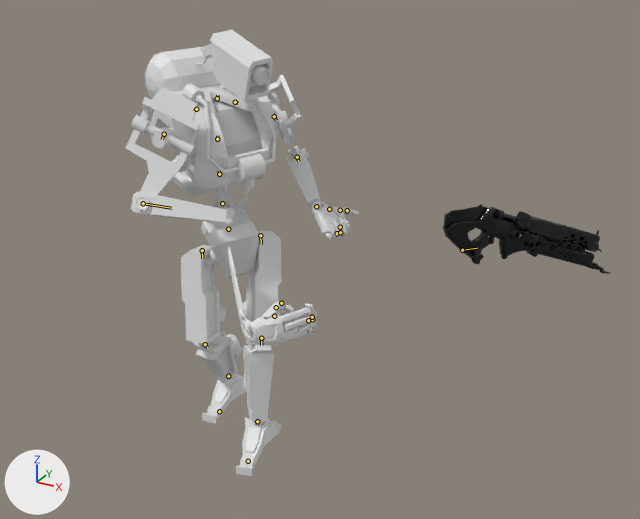
Before and after pictures for a commit that changed the FBX model Prototype3/Assets/Animations/MechDetective/MD_Idle.fbx.
Camera for both pictures: a 50 mm camera at (5.31, -7.47, 8.65) aimed at (1.29, -0.15, 4.99). The lights are fixed; the arrows at lower left show +X, +Y and +Z. Both versions are drawn at frame 234 of the action 'Take 001'; the numbers are the values there. The bones that bend it are drawn over the model as lines.

In view in the first picture: 'Arms', 'Body', 'Feet_Shin', 'Head3', 'PelvisLeg', 'RogRifle_RogRiffle1', 'Tanks_Hoses3'.
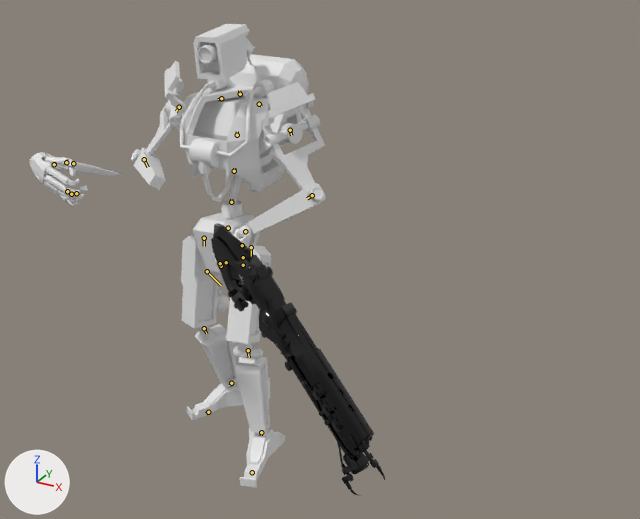
Location of each change, (x1, y1, x2, y2) in pixels of the pictures (640 x 519 px):
'Arms', posed (27% wider, 22% shorter)
    before: (125, 74, 359, 345)
    after: (29, 61, 326, 272)
'RogRifle_RogRiffle1', posed (286% taller)
    before: (443, 204, 611, 274)
    after: (211, 223, 385, 496)
'PelvisLeg', posed (10% narrower)
    before: (181, 201, 281, 349)
    after: (181, 200, 271, 354)
'Body', posed
    before: (150, 84, 279, 209)
    after: (177, 85, 302, 205)
'Tanks_Hoses3', posed
    before: (145, 47, 276, 390)
    after: (180, 54, 309, 398)
'Feet_Shin', posed (11% wider, 15% taller)
    before: (193, 335, 282, 476)
    after: (187, 324, 286, 487)
'Head3', posed (15% narrower, 21% shorter)
    before: (200, 30, 273, 101)
    after: (193, 24, 255, 80)
bone 'mixamorig:Hips', root to tip
    before: (228, 229) to (228, 227)
    after: (228, 228) to (228, 225)
bone 'mixamorig:Spine', root to tip
    before: (222, 203) to (222, 201)
    after: (231, 202) to (231, 199)
bone 'mixamorig:Spine1', root to tip
    before: (219, 174) to (219, 171)
    after: (234, 171) to (234, 168)
bone 'mixamorig:Spine2', root to tip
    before: (217, 139) to (217, 135)
    after: (237, 135) to (237, 131)
bone 'mixamorig:Neck', root to tip
    before: (217, 98) to (217, 95)
    after: (240, 94) to (239, 90)
bone 'mixamorig:LeftArm', root to tip
    before: (274, 116) to (276, 120)
    after: (290, 130) to (291, 135)
bone 'mixamorig:LeftForeArm', root to tip
    before: (297, 157) to (298, 161)
    after: (312, 195) to (307, 198)
bone 'mixamorig:LeftHand', root to tip
    before: (316, 206) to (318, 208)
    after: (245, 231) to (244, 233)
bone 'mixamorig:RightHand', root to tip
    before: (462, 250) to (477, 248)
    after: (207, 271) to (221, 285)
bone 'mixamorig:LeftUpLeg', root to tip
    before: (260, 235) to (261, 244)
    after: (251, 247) to (251, 256)
bone 'mixamorig:LeftLeg', root to tip
    before: (261, 338) to (261, 345)
    after: (248, 350) to (249, 357)
bone 'mixamorig:LeftFoot', root to tip
    before: (257, 421) to (257, 424)
    after: (261, 432) to (261, 435)
bone 'mixamorig:RightUpLeg', root to tip
    before: (202, 250) to (202, 258)
    after: (204, 238) to (204, 246)
bone 'mixamorig:RightLeg', root to tip
    before: (205, 344) to (207, 347)
    after: (204, 328) to (206, 333)
bone 'mixamorig:RightFoot', root to tip
    before: (228, 376) to (228, 378)
    after: (231, 383) to (229, 385)

The edits, one by one:
Bone 'mixamorig:Hips' (bone_mixamorig_hips) moves from (0.2, -9.0, 0.3) to (0.0, -8.7, 0.2).
Bone 'mixamorig:Hips' (bone_mixamorig_hips) turns from (10, 46, 12) to (-7, -4, 3) degrees about its own x, y and z.
Bone 'mixamorig:Spine' (bone_mixamorig_spine) turns from (10, 15, -3) to (5, 3, -1) degrees about its own x, y and z.
Bone 'mixamorig:Spine1' (bone_mixamorig_spine1) turns from (2, 4, -2) to (1, 1, -1) degrees about its own x, y and z.
Bone 'mixamorig:Spine2' (bone_mixamorig_spine2) turns from (2, 4, -2) to (1, 1, -1) degrees about its own x, y and z.
Bone 'mixamorig:Neck' (bone_mixamorig_neck) turns from (4, 4, 2) to (3, 5, 2) degrees about its own x, y and z.
Bone 'mixamorig:LeftArm' (bone_mixamorig_leftarm) turns from (-35, 4, -20) to (-33, 12, -9) degrees about its own x, y and z.
Bone 'mixamorig:LeftForeArm' (bone_mixamorig_leftforearm) turns from (5, -2, 105) to (4, 0, 88) degrees about its own x, y and z.
Bone 'mixamorig:LeftHand' (bone_mixamorig_lefthand) turns from (10, -124, -24) to (-62, -156, 11) degrees about its own x, y and z.
Bone 'mixamorig:RightHand' (bone_mixamorig_righthand) turns from (33, 23, -13) to (43, 31, 17) degrees about its own x, y and z.
Bone 'mixamorig:LeftUpLeg' (bone_mixamorig_leftupleg) turns from (34, -1, -21) to (13, -12, -1) degrees about its own x, y and z.
Bone 'mixamorig:LeftLeg' (bone_mixamorig_leftleg) turns from (-22, 6, 1) to (-13, -7, 2) degrees about its own x, y and z.
Bone 'mixamorig:LeftFoot' (bone_mixamorig_leftfoot) turns from (-16, 21, -22) to (-9, -3, -2) degrees about its own x, y and z.
Bone 'mixamorig:RightUpLeg' (bone_mixamorig_rightupleg) turns from (12, 40, -1) to (0, 15, -3) degrees about its own x, y and z.
Bone 'mixamorig:RightLeg' (bone_mixamorig_rightleg) turns from (-39, 4, -7) to (-23, 7, -5) degrees about its own x, y and z.
Bone 'mixamorig:RightFoot' (bone_mixamorig_rightfoot) turns from (31, -7, 2) to (14, 6, -1) degrees about its own x, y and z.
